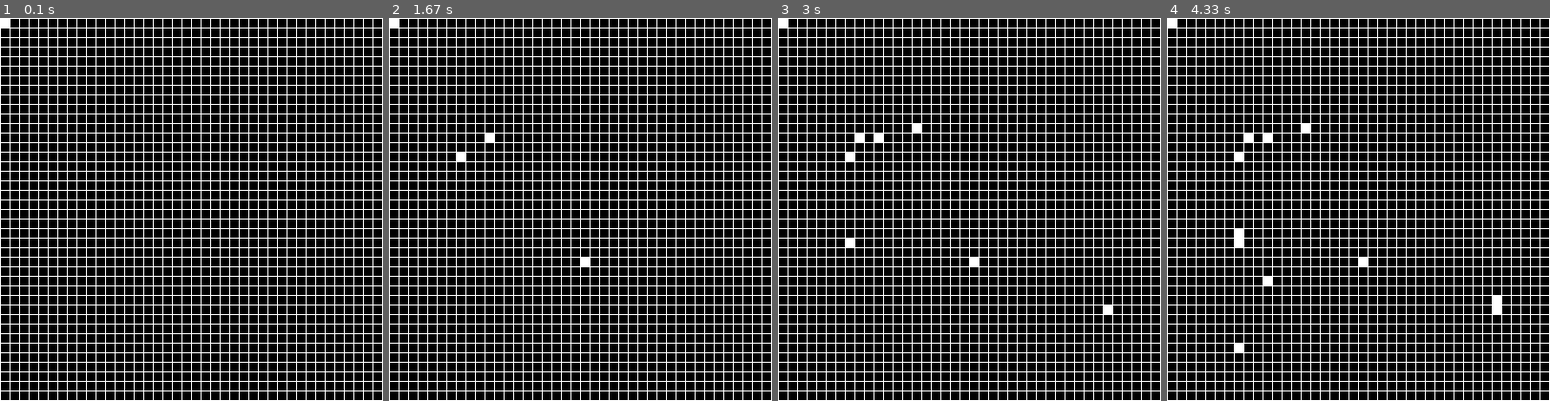
Above: before the commit, frames 1-4 (left to right).
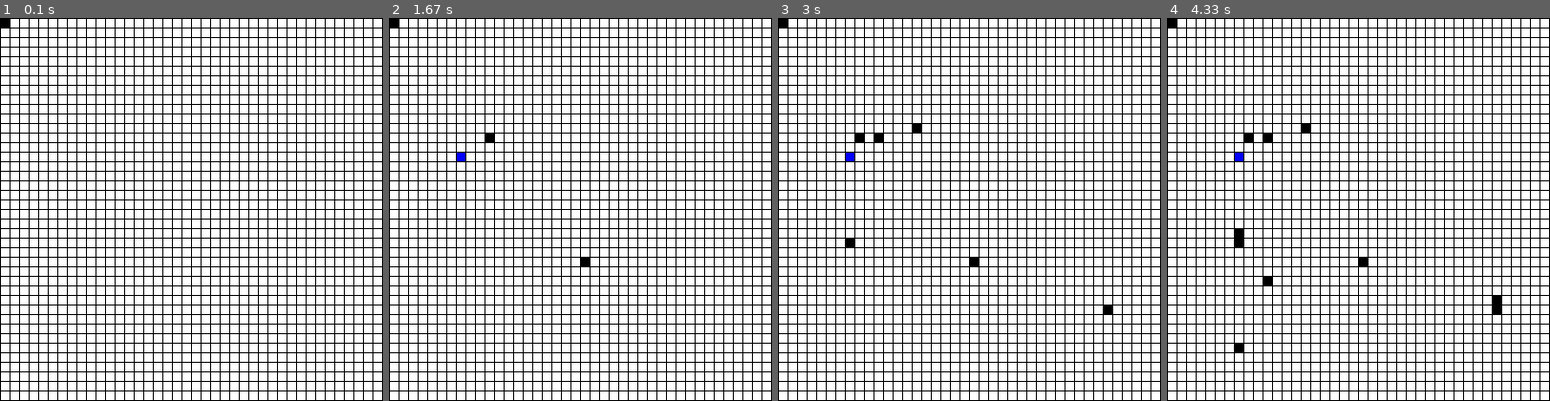
Above: after the commit, the same moments.

Repository: Stalminator/Bfs_sp
Game: pygame game, started from main.py
Two runs of this game, one before a commit and one after it. Both use one fixed random seed, a clock stepped at 60 frames per second and the inputs below.
Inputs (mouse positions are in pixels of both pictures, inside the frame that each line leads up to):
- Up to frame 1 (0.1 s): no input
- Up to frame 2 (1.67 s): tap 1 at 0.33, 0.73, 1.03 s; hold S 0.67-1.13 s; move the mouse to (461, 152) at 0.7 s; tap 2 at 0.82 s; click (488, 132) at 1.22 s; click (580, 255) at 1.55 s
- Up to frame 3 (3 s): click (915, 129) at 1.88 s; click (1103, 309) at 2.22 s; click (843, 247) at 2.55 s; click (858, 136) at 2.88 s
- Up to frame 4 (4.33 s): click (1266, 278) at 3.22 s; click (1496, 297) at 3.55 s; click (1239, 351) at 3.88 s; click (1239, 232) at 4.22 s

The runs differ from the first frame. In frame 1, 100% of the frame differs, in the area x 0-100%, y 0-100%; in frame 2, 100%; in frame 3, 100%; in frame 4, 100%.

Commit message:
testing drawing methods

Diff:
--- a/main.py
+++ b/main.py
@@ -6,37 +6,59 @@
 clock = pygame.time.Clock()
 
 edge = 401
-BLACK = (0,0,0)
-WHITE = (255,255,255)
+BLACK = (0, 0, 0)
+WHITE = (255, 255, 255)
+RED = (255, 0, 0)
+BLUE = (0, 0, 255)
+rect_size = 10
 
-
-win = pygame.display.set_mode((edge,edge))
+win = pygame.display.set_mode((edge, edge))
 
 game = True
 
 l = []
 
+start, end = (0, 0), (0, 0)
+
 while game:
-    win.fill(BLACK)
-    clock.tick(60)
+    win.fill(WHITE)
+    clock.tick(120)
     for event in pygame.event.get():
         if event.type == pygame.QUIT:
             game = False
         if event.type == pygame.MOUSEBUTTONDOWN:
             print(pygame.mouse.get_pos())
             l.append(pygame.mouse.get_pos())
+
         if event.type == pygame.KEYDOWN:
             if event.key == pygame.K_0:
                 print(pygame.mouse.get_pos())
-    for i in range(0,edge,10):
-        pygame.draw.line(win,WHITE,(0,i),(edge,i))
-        pygame.draw.line(win, WHITE, (i, 0), (i, edge))
+            if event.key == pygame.K_1:
+                start = pygame.mouse.get_pos()
+            if event.key == pygame.K_2:
+                end = pygame.mouse.get_pos()
+            if event.key == pygame.K_s:
+                print(start, end)
+    for i in range(0, edge, rect_size):
+        pygame.draw.line(win, BLACK, (0, i), (edge, i))
+        pygame.draw.line(win, BLACK, (i, 0), (i, edge))
+    if pygame.mouse.get_pressed():
+        l.append(pygame.mouse.get_pos())
+    # time.sleep(0.4)
 
-    #time.sleep(0.4)
+    # pygame.draw.rect(win,WHITE,(random.randrange(1,edge,10),random.randrange(1,edge,10),9,9))
+    for i in l:
+        pygame.draw.rect(win, BLACK, (
+                rect_size * (i[0] // rect_size) + 1, rect_size * (i[1] // rect_size) + 1, rect_size - 1, rect_size - 1))
 
-    #pygame.draw.rect(win,WHITE,(random.randrange(1,edge,10),random.randrange(1,edge,10),9,9))
-    for i in l:
-        pygame.draw.rect(win,WHITE,(10*(i[0]//10)+1,10*(i[1]//10)+1,9,9))
-    #pygame.draw.rect(win, WHITE, (10 * (pygame.mouse.get_pos()[0] // 10) + 1, 10 * (pygame.mouse.get_pos()[1] // 10) + 1, 9, 9))
-    l.append(pygame.mouse.get_pos())
+    if start != (0,0):
+        pygame.draw.rect(win, RED, (
+                rect_size * (start[0] // rect_size) + 1, rect_size * (start[1] // rect_size) + 1, rect_size - 1, rect_size - 1))
+    if end != (0,0):
+        pygame.draw.rect(win, BLUE, (
+                rect_size * (end[0] // rect_size) + 1, rect_size * (end[1] // rect_size) + 1, rect_size - 1, rect_size - 1))
+
+
+    # pygame.draw.rect(win, WHITE, (10 * (pygame.mouse.get_pos()[0] // 10) + 1, 10 * (pygame.mouse.get_pos()[1] // 10) + 1, 9, 9))
+    #l.append(pygame.mouse.get_pos())
     pygame.display.update()
